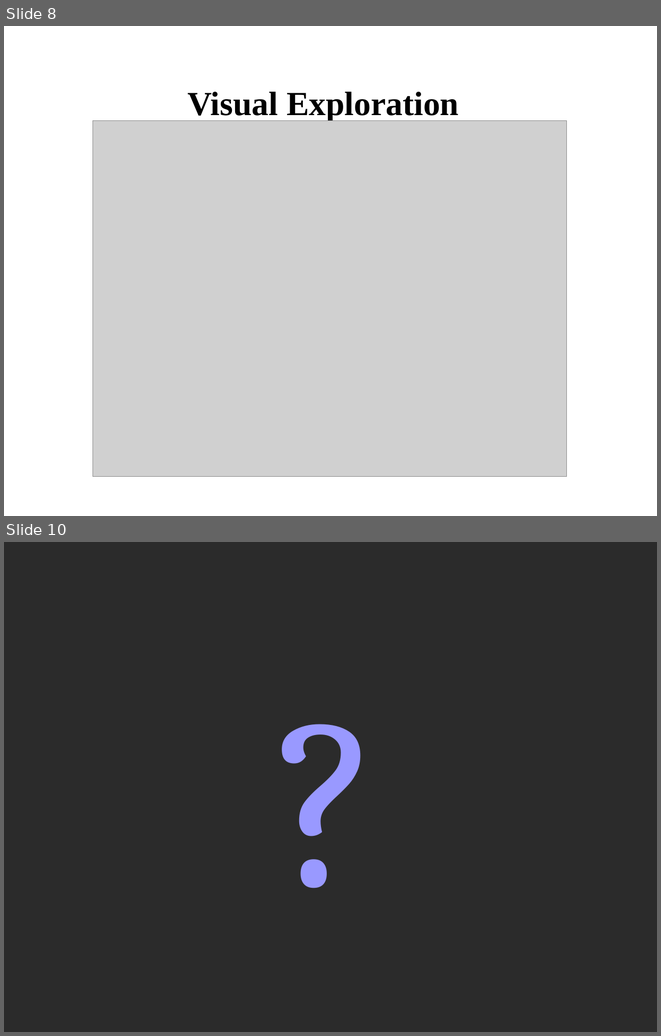
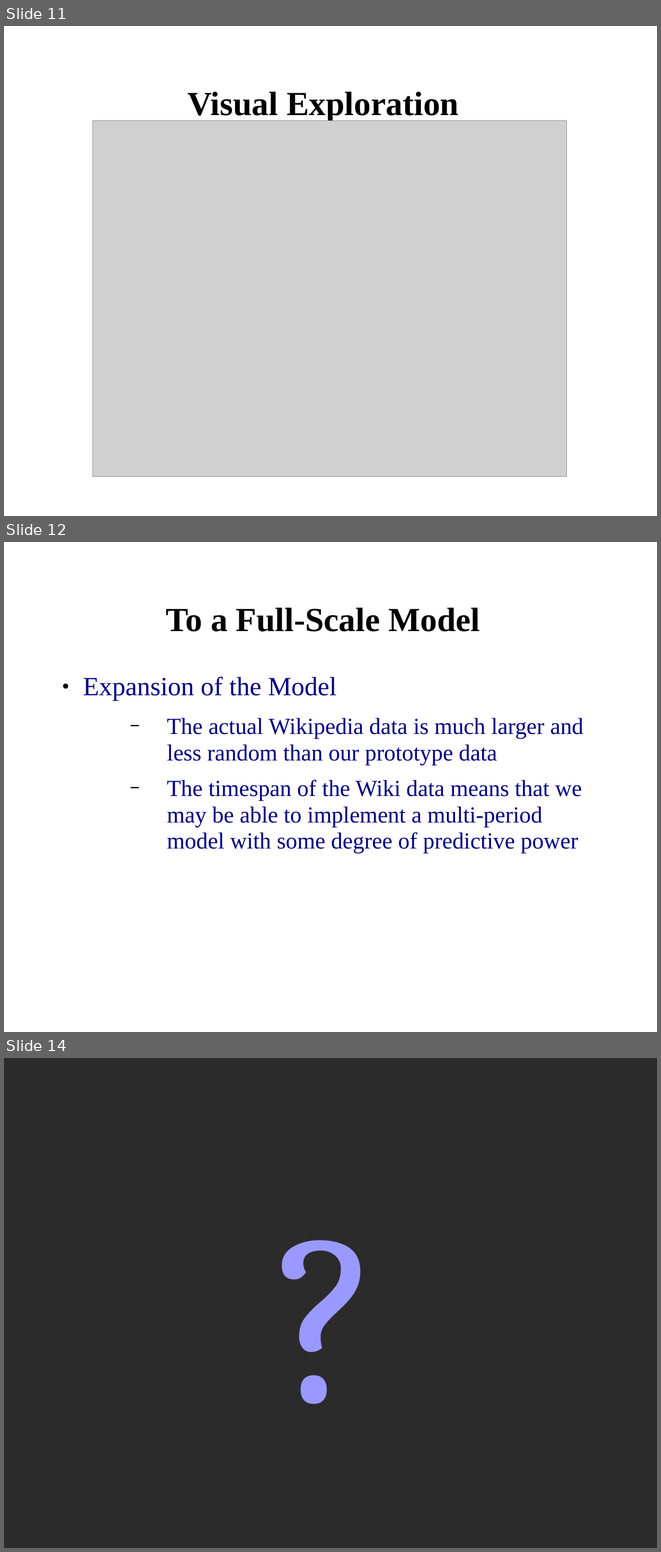
Before and after one commit to lasutschinkow/lasutschinkow-cs123, a slide deck: Presentations/prototype_presentation.ppt. Shown one above the other, each under a label of ours: slides 8 and 10 before the commit, slides 11, 12 and 14 after it; the slides between them are not shown. The pictures are 661x1036 and 661x1552 pixels, drawn with LibreOffice and Linux fonts; fonts in the diff are those of the drawing; grey boxes stand for pictures; background and template pictures are left out; a plain dark background stands for a picture behind light text. Boxes give left, top, right and bottom in pixels: in the first picture for what was removed or moved away, otherwise in the second. Text is boxed around its words. In the diff, an @@ line names an element or a change of style, - is before the commit and + after.

```diff
--- a/Presentations/prototype_presentation.ppt
+++ b/Presentations/prototype_presentation.ppt
@@ slide 12 added at (4, 542, 657, 1032), background picture (left out) @@
@@ title added at (166, 608, 480, 632), 41 pt, text #000000, bold @@
+To a Full-Scale Model
@@ text added at (83, 677, 584, 853), 28 pt, text #000080 @@
+● Expansion of the Model
+  − The actual Wikipedia data is much larger and less random than our prototype data
+  − The timespan of the Wiki data means that we may be able to implement a multi-period model with some degree of predictive power
@@ what was slide 8 is now slide 11 @@
@@ what was slide 10 is now slide 14 @@
```
Also in this commit, not shown: 1 slide changed, 5 other slides added, 2 slides removed.
